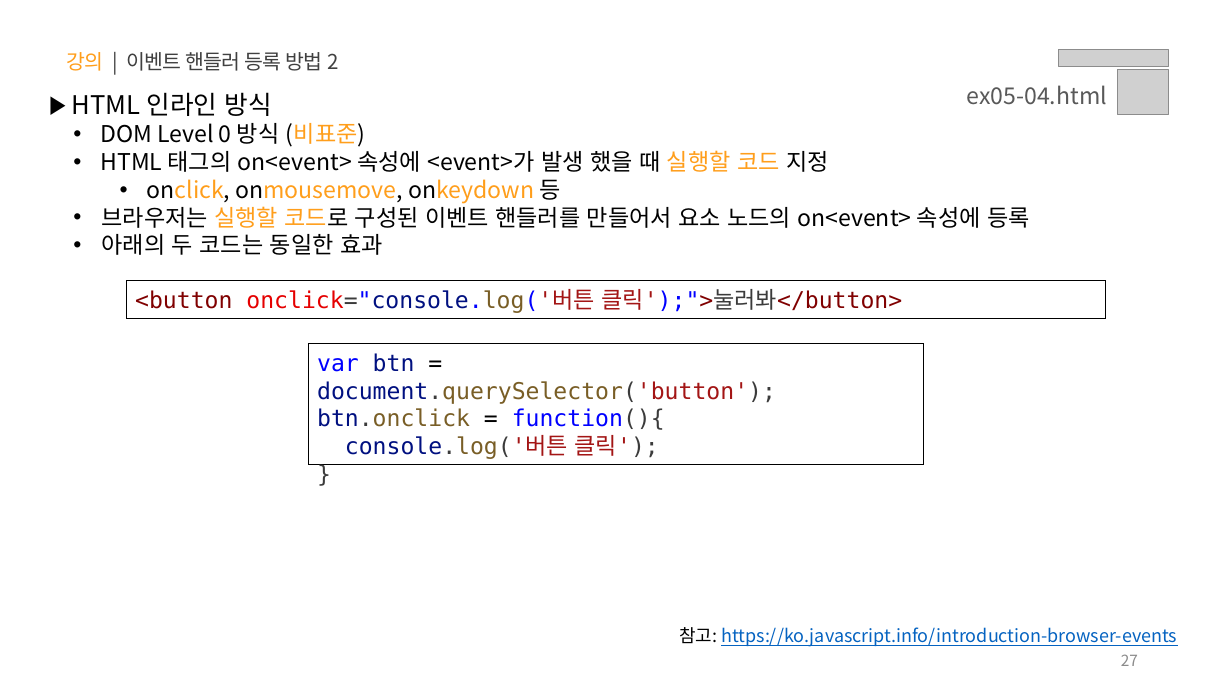
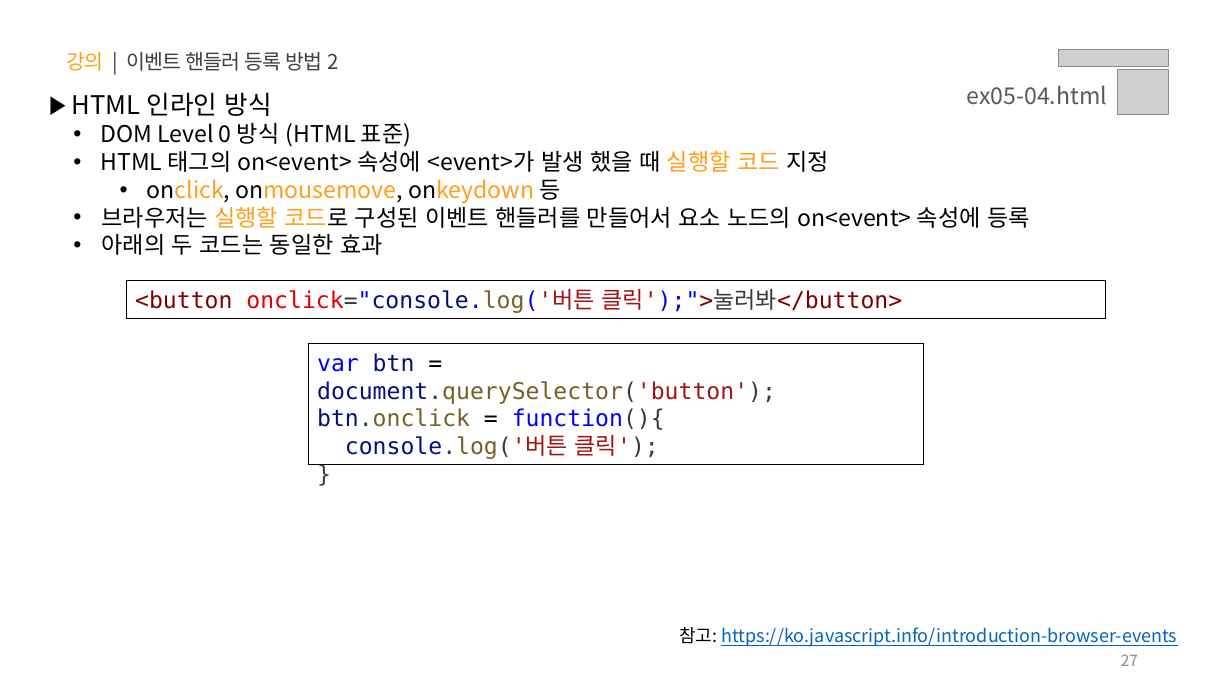
Before and after one commit to YouVin/JS, a slide deck: slide 27 of PPT/05.자바스크립트 - 클라이언트 사이드(Event, DOM, Ajax, Web APIs).pptx. Drawn at 1232x693 pixels with LibreOffice and Linux fonts; fonts in the diff are those of the drawing; grey boxes stand for pictures. Boxes give left, top, right and bottom in pixels: in the first picture for what was removed or moved away, otherwise in the second. Text is boxed around its words. In the diff, an @@ line names an element or a change of style, - is before the commit and + after.

```diff
--- a/PPT/05.자바스크립트 - 클라이언트 사이드(Event, DOM, Ajax, Web APIs).pptx
+++ b/PPT/05.자바스크립트 - 클라이언트 사이드(Event, DOM, Ajax, Web APIs).pptx
@@ text at bbox=[100, 123, 411, 147]: text changed @@
-  • DOM Level 0 방식 (비표준)
+  • DOM Level 0 방식 (HTML 표준)
```
Also in this commit, not shown: 6 other slides changed, 23 slides added.
